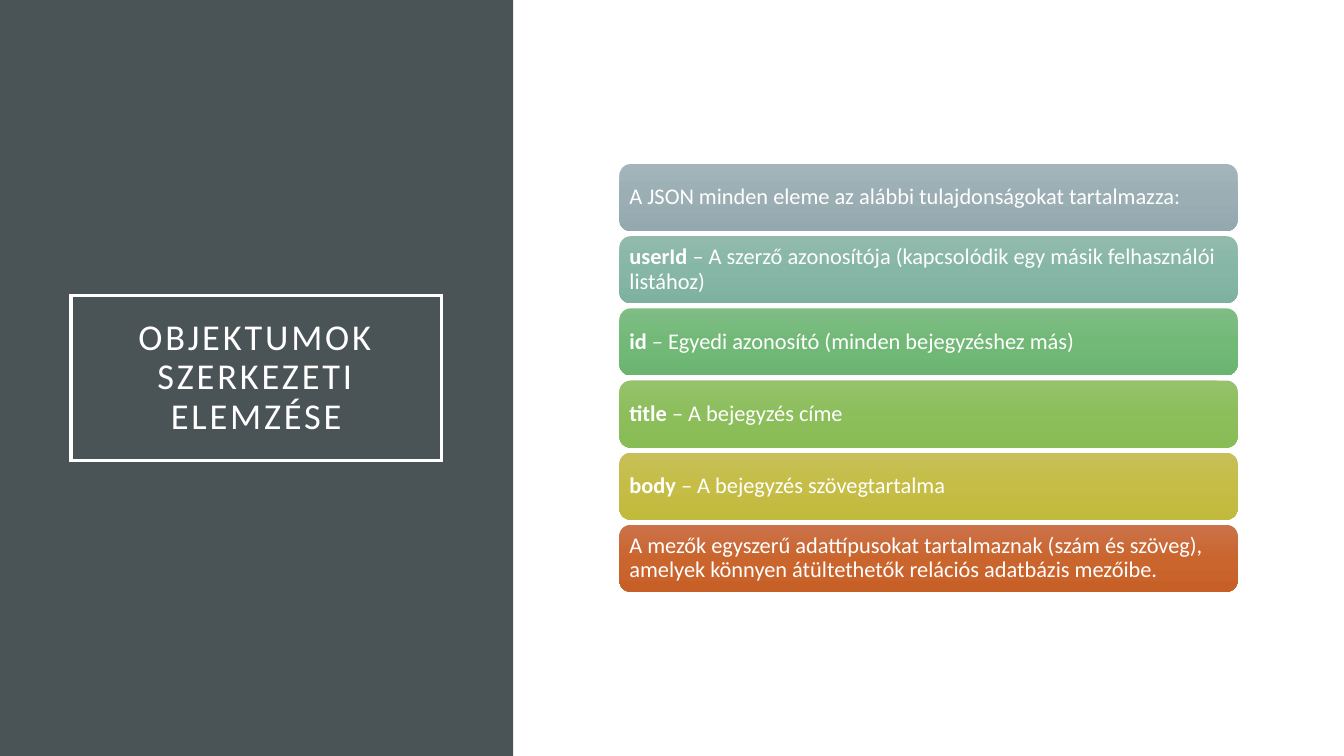
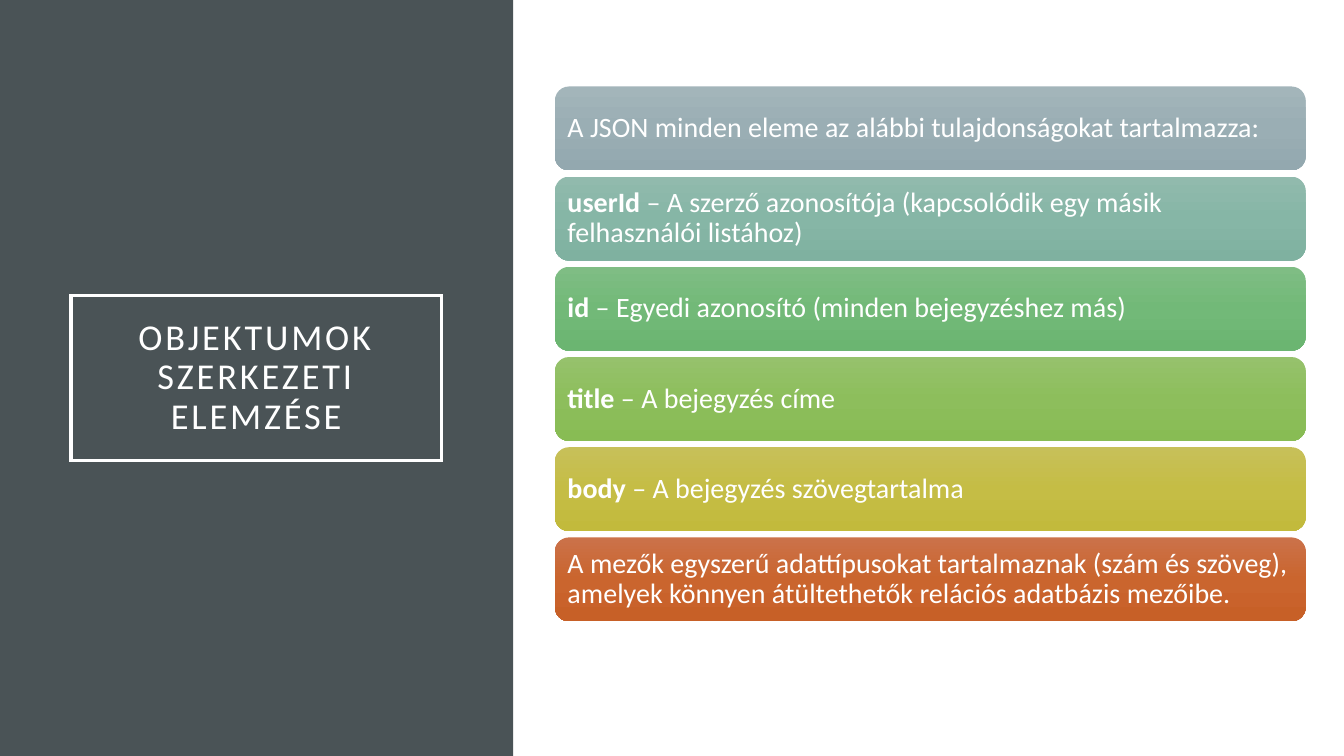
Before and after one commit to Robinhood0123/TothRobert-05-16, a slide deck: slide 3 of PPT/REST API.pptx. Drawn at 1344x756 pixels with LibreOffice and Linux fonts; fonts in the diff are those of the drawing. Boxes give left, top, right and bottom in pixels: in the first picture for what was removed or moved away, otherwise in the second. Text is boxed around its words. In the diff, an @@ line names an element or a change of style, - is before the commit and + after.

```diff
--- a/PPT/REST API.pptx
+++ b/PPT/REST API.pptx
@@ rounded rectangle: place and size @@
-rounded rectangle at [620,164,1238,232]
+rounded rectangle at [556,87,1307,170]
@@ size 16 to 20 pt; more space between paragraphs in 6 elements at [567,478,964,503], [567,388,836,413], [567,552,1287,608], [567,297,1125,322], [567,192,1162,246], [567,117,1260,142] @@
@@ text "A JSON minden eleme az ...": place and size @@
-text "A JSON minden eleme az ..." at [629,188,1180,208]
+text "A JSON minden eleme az ..." at [567,117,1260,142]
@@ rounded rectangle: place and size @@
-rounded rectangle at [620,236,1238,303]
+rounded rectangle at [556,176,1307,260]
@@ text "userId – A szerző azonosítója ...": place and size @@
-text "userId – A szerző azonosítója ..." at [629,248,1215,292]
+text "userId – A szerző azonosítója ..." at [567,192,1162,246]
@@ rounded rectangle: place and size @@
-rounded rectangle at [620,309,1238,376]
+rounded rectangle at [556,267,1307,351]
@@ text "id – Egyedi azonosító (minden ...": place and size @@
-text "id – Egyedi azonosító (minden ..." at [629,333,1074,353]
+text "id – Egyedi azonosító (minden ..." at [567,297,1125,322]
@@ rounded rectangle: place and size @@
-rounded rectangle at [620,381,1238,449]
+rounded rectangle at [556,357,1307,441]
@@ text "title – A bejegyzés címe": place and size @@
-text "title – A bejegyzés címe" at [629,405,843,425]
+text "title – A bejegyzés címe" at [567,388,836,413]
@@ rounded rectangle: place and size @@
-rounded rectangle at [620,453,1238,520]
+rounded rectangle at [556,448,1307,531]
@@ text "body – A bejegyzés szövegtartalma": place and size @@
-text "body – A bejegyzés szövegtartalma" at [629,477,945,497]
+text "body – A bejegyzés szövegtartalma" at [567,478,964,503]
@@ rounded rectangle: place and size @@
-rounded rectangle at [620,525,1238,593]
+rounded rectangle at [556,537,1307,621]
@@ text "A mezők egyszerű adattípusokat tartalmaznak ...": place and size @@
-text "A mezők egyszerű adattípusokat tartalmaznak ..." at [629,537,1202,581]
+text "A mezők egyszerű adattípusokat tartalmaznak ..." at [567,552,1287,608]
```
Also in this commit, not shown: 4 other slides changed, 1 other file.
